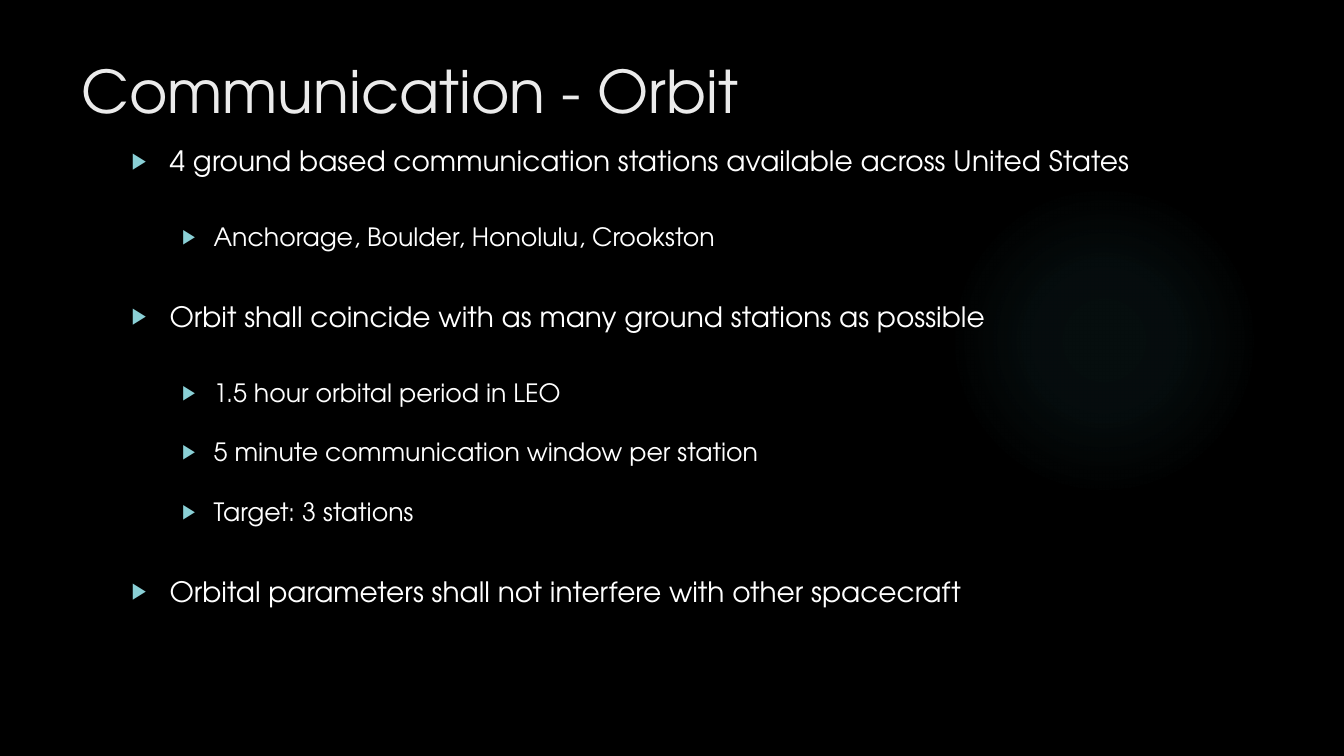
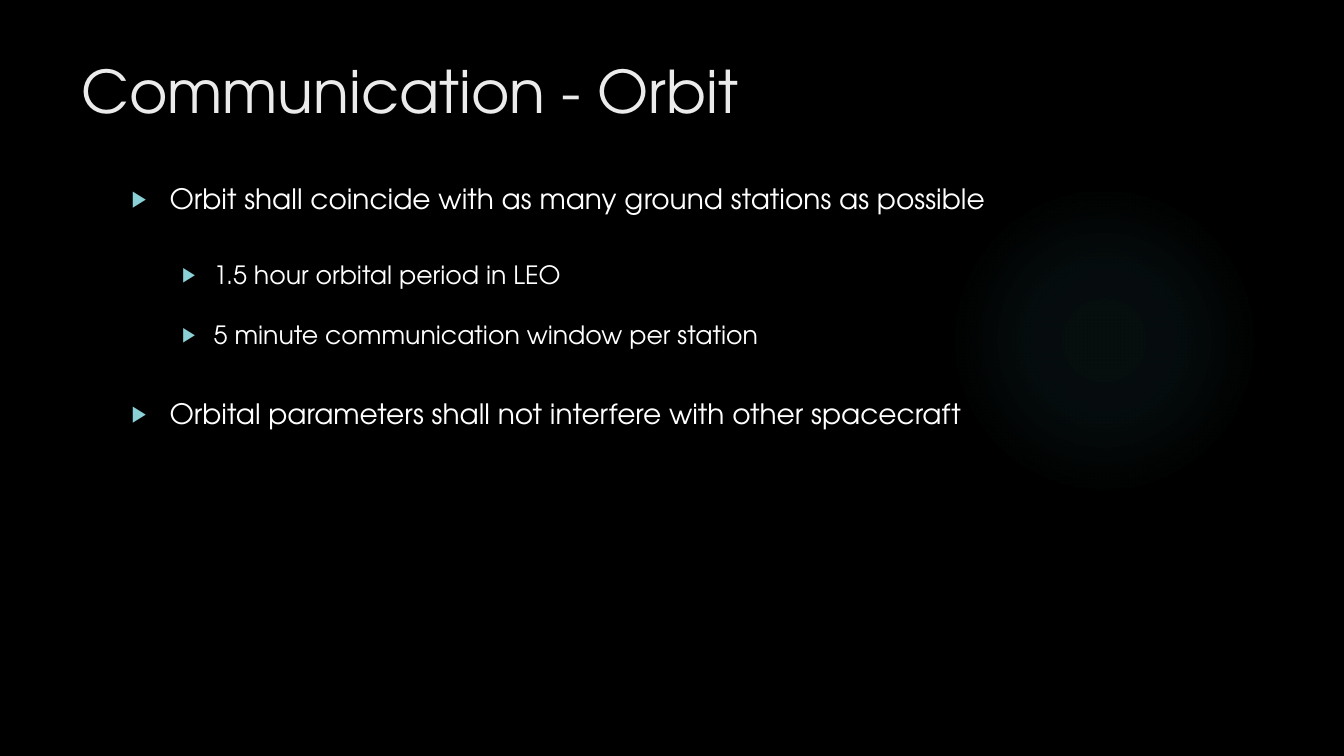
Before and after one commit to HASP-UMN/CubeSat, a slide deck: slide 20 of Presentations/PDR_Presentation.pptx (slide 19 before the commit). Drawn at 1344x756 pixels with LibreOffice and Linux fonts; fonts in the diff are those of the drawing; background and template pictures are left out. Boxes give left, top, right and bottom in pixels: in the first picture for what was removed or moved away, otherwise in the second. Text is boxed around its words. In the diff, an @@ line names an element or a change of style, - is before the commit and + after.

```diff
--- a/Presentations/PDR_Presentation.pptx
+++ b/Presentations/PDR_Presentation.pptx
@@ text at [170, 150, 1129, 252]: paragraphs removed @@
-▶ 4 ground based communication stations available across United States
-  ▶ Anchorage, Boulder, Honolulu, Crookston
@@ text at [214, 502, 413, 527]: paragraph removed @@
-  ▶ Target: 3 stations
```
Also in this commit, not shown: 2 other slides changed, 1 slide added.
